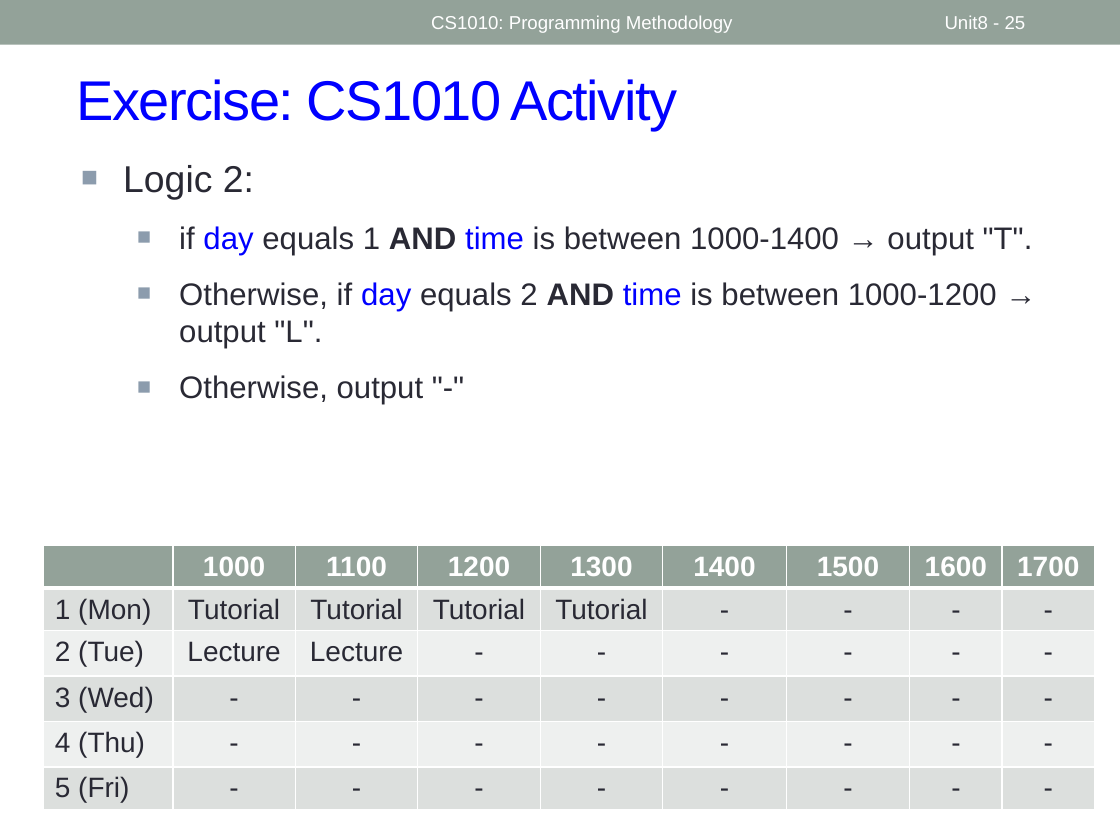
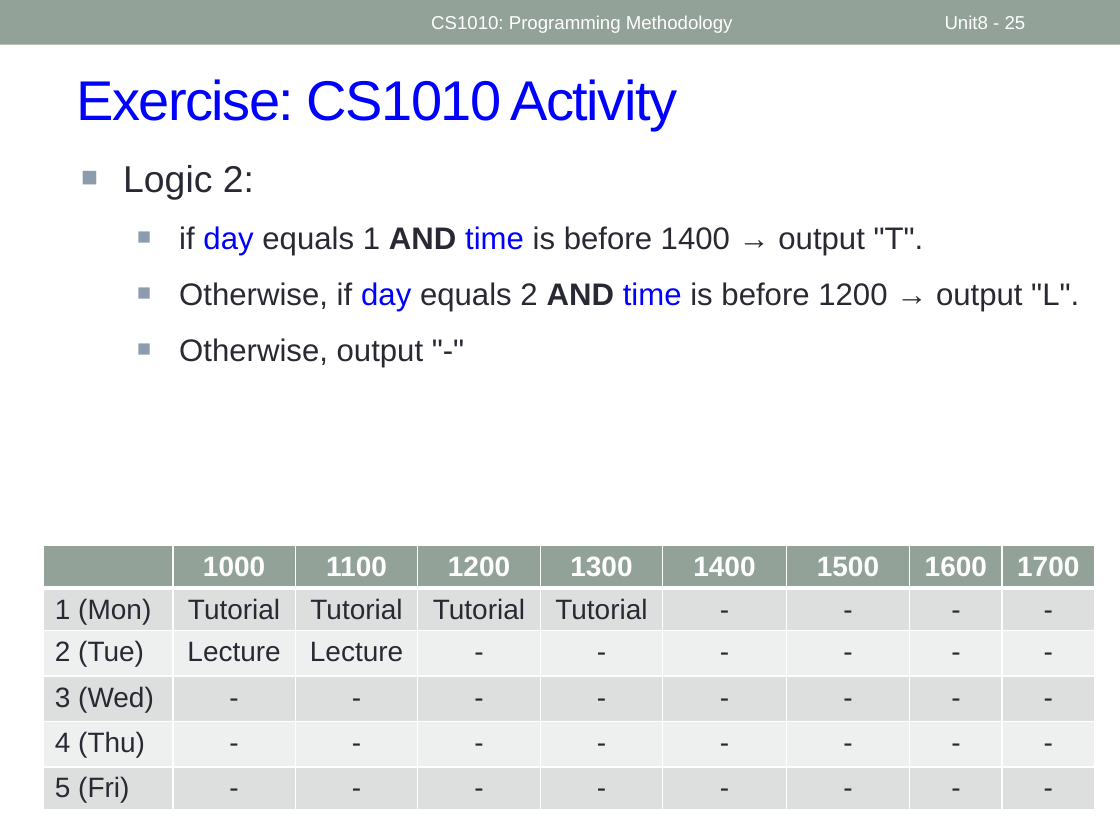
Before and after one commit to nus-cs1010-2526-s2/website, a slide deck: slide 25 of slides/Week4.pptx. Drawn at 1120x840 pixels with LibreOffice and Linux fonts; fonts in the diff are those of the drawing. Boxes give left, top, right and bottom in pixels: in the first picture for what was removed or moved away, otherwise in the second. Text is boxed around its words. In the diff, an @@ line names an element or a change of style, - is before the commit and + after.

```diff
--- a/slides/Week4.pptx
+++ b/slides/Week4.pptx
@@ text at (179,226,1079,311): text changed @@
-  ■ if day equals 1 AND time is between 1000-1400 → output "T".
-  ■ Otherwise, if day equals 2 AND time is between 1000-1200 → output "L".
+  ■ if day equals 1 AND time is before 1400 → output "T".
+  ■ Otherwise, if day equals 2 AND time is before 1200 → output "L".
```
Also in this commit, not shown: 5 other slides changed, 6 other files.
